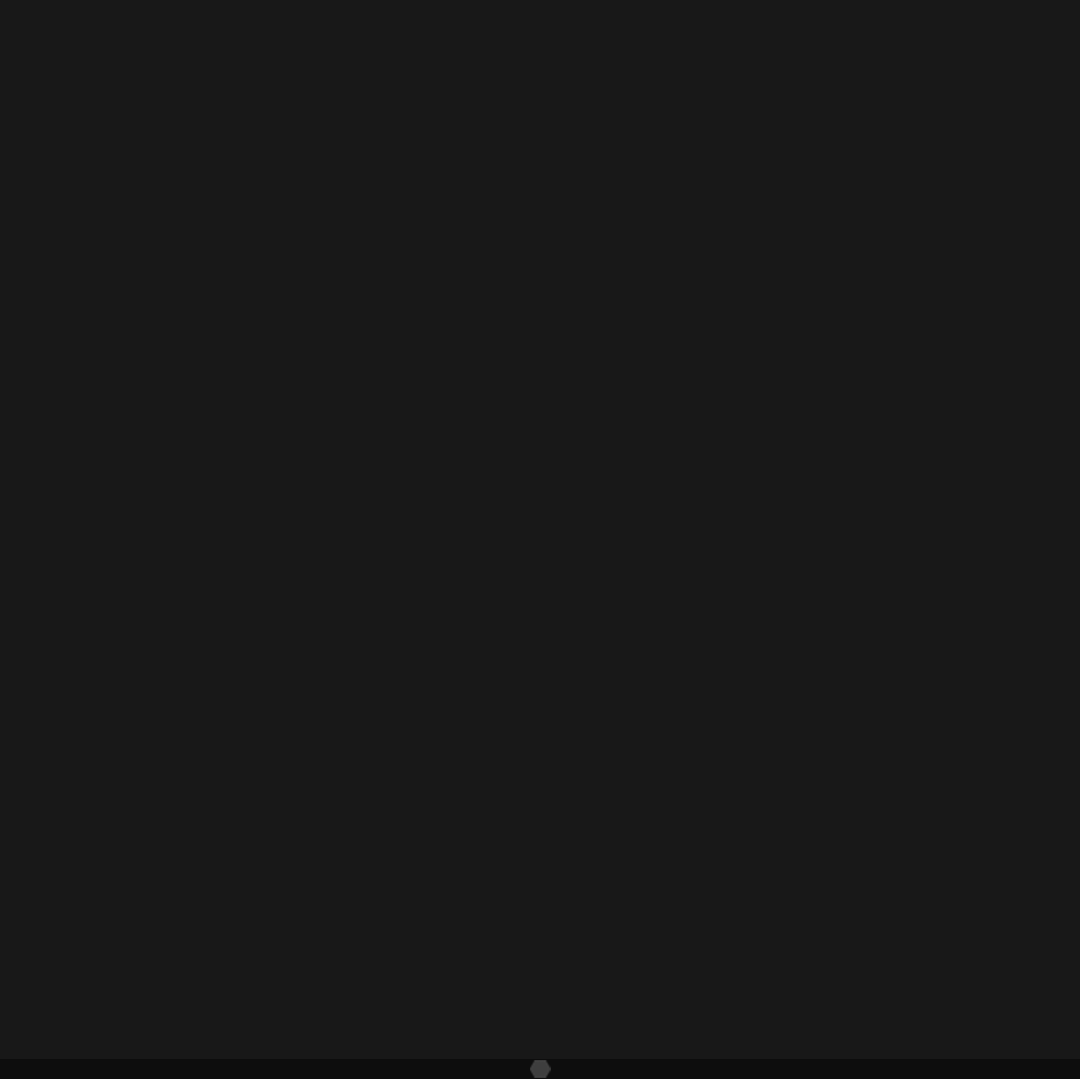
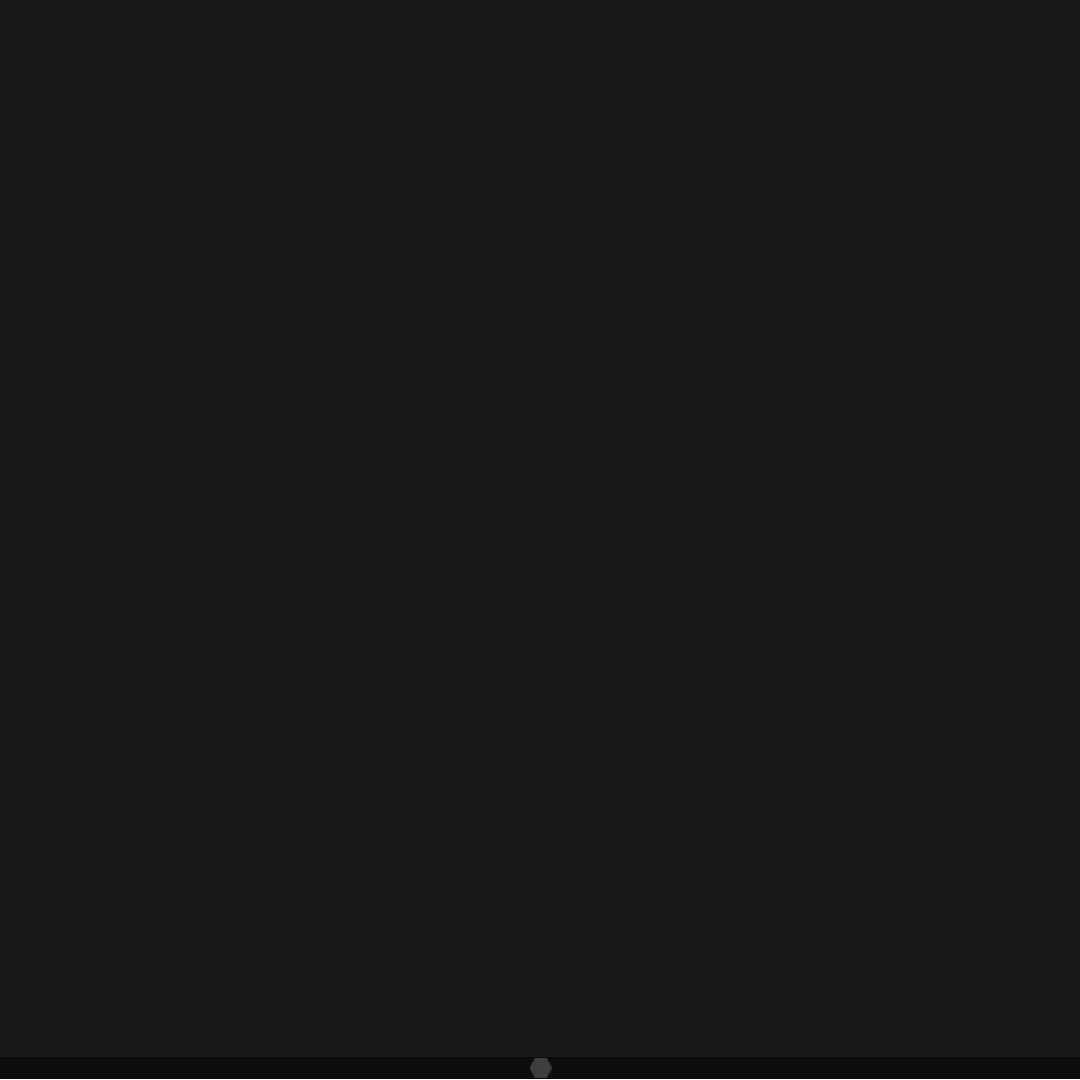
Revision of a layered 1080×1080 image; what changed, layer by layer:
painted on "ic_sysbar_lights_out_dot_large" over (530, 1058, 552, 1078)
painted on "Прямоугольник 1" over (0, 1057, 1080, 1059)
